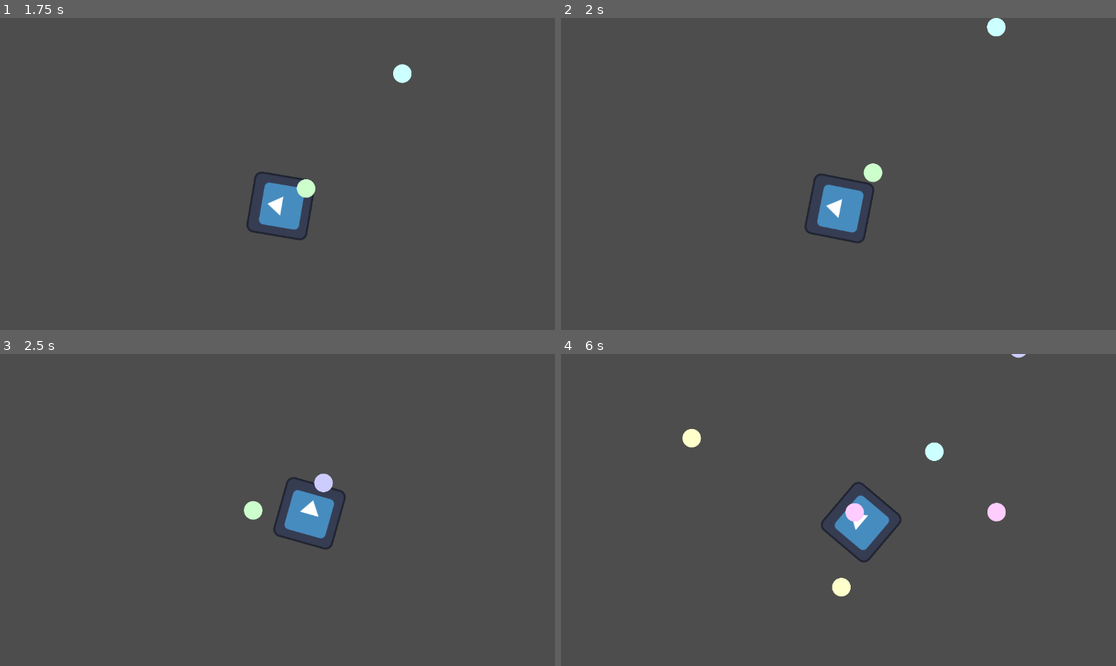
Above: before the commit, frames 1-4 (two rows, left to right).
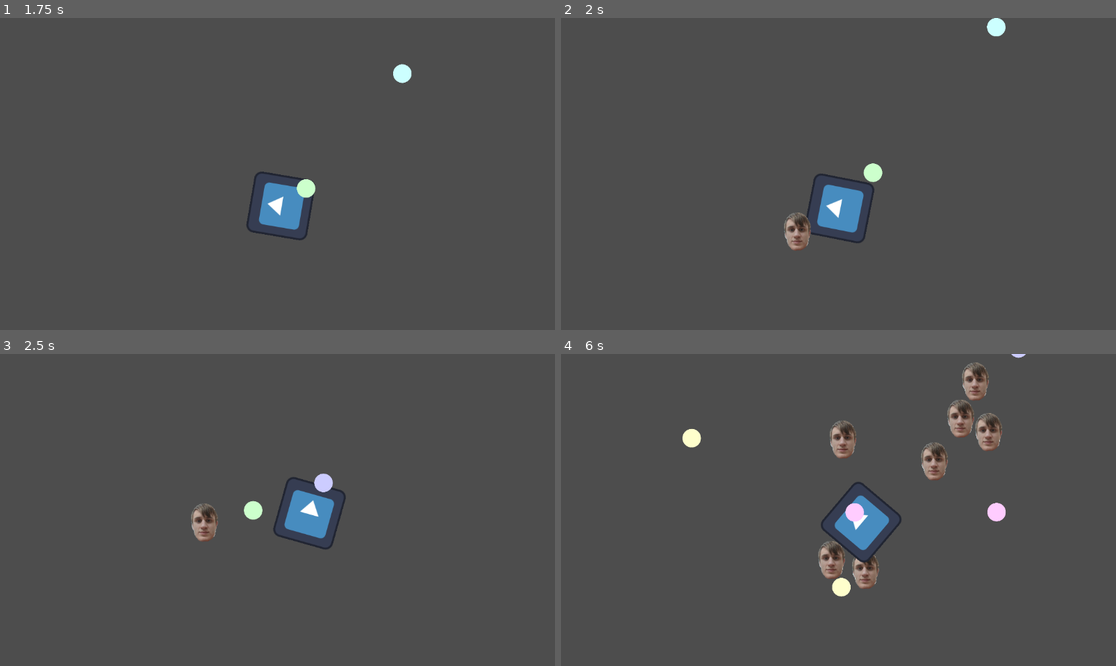
Above: after the commit, the same moments.

Repository: laniro/Birminghack26
Game: Godot game, scene res://Scenes/game.tscn
Two runs of this game, one before a commit and one after it. Both use one fixed random seed, a clock stepped at 60 frames per second and the inputs below. The engine's default icon, where the game draws it, is replaced by a stand-in: a white triangle on a blue panel in a dark square.
Inputs (mouse positions are in pixels of both pictures, inside the frame that each line leads up to):
- Up to frame 1 (1.75 s): move the mouse to (399, 158) at 0.52 s; hold D (moveRight) 0.53-1.28 s; tap E (summon) at 0.6, 1.35 s; move the mouse to (166, 189) at 1.27 s; hold S (moveDown) from 1.28 s (still down)
- Up to frame 2 (2 s): keep holding S (moveDown)
- Up to frame 3 (2.5 s): move the mouse to (333, 441) at 2.02 s; release S (moveDown) at 2.03 s; hold D (moveRight) from 2.03 s (still down); tap E (summon) at 2.1 s
- Up to frame 4 (6 s): move the mouse to (810, 572) at 2.77 s; release D (moveRight) at 2.78 s; hold W (moveUp) 2.78-3.53 s; tap E (summon) every 0.75 s from 2.85 to 5.85 s; move the mouse to (1005, 556) at 3.52 s; hold A (moveLeft) 3.53-5.03 s; move the mouse to (672, 463) at 4.27 s; move the mouse to (866, 510) at 5.02 s; hold S (moveDown) 5.03-5.78 s; move the mouse to (755, 432) at 5.77 s; hold D (moveRight) from 5.78 s (still down)

Frame 1 is identical in both runs. In frame 2, 0.4% of the frame differs, in the area x 40-46%, y 62-75%; in frame 3, 0.4%; in frame 4, 2.8%, in the area x 46-80%, y 2-76%.
Error before the commit: Parse Error: Signal "collision" has the same name as a previously declared signal. (res://Scripts/enemies.gd:10)

Commit message:
Added damage and moved enemy creation to game

Diff:
--- a/birminghack/Scenes/game.tscn
+++ b/birminghack/Scenes/game.tscn
@@ -1,8 +1,7 @@
 [gd_scene format=3 uid="uid://410lc6q65l3q"]
 
 [ext_resource type="PackedScene" uid="uid://c40826trlpkd" path="res://Scenes/player.tscn" id="1_ebmjs"]
-[ext_resource type="Script" path="res://Scripts/game.gd" id="1_wrm1d"]
-[ext_resource type="PackedScene" uid="uid://cksl7q70sx1sn" path="res://Scenes/enemy_manager.tscn" id="3_wrm1d"]
+[ext_resource type="Script" uid="uid://b7nf8aqw1fadi" path="res://Scripts/game.gd" id="1_wrm1d"]
 
 [node name="Game" type="Node2D" unique_id=388217617]
 script = ExtResource("1_wrm1d")
@@ -17,4 +16,9 @@
 
 [node name="PopupMenu2" type="PopupMenu" parent="." unique_id=688377991]
 
-[node name="EnemyManager" parent="." unique_id=1584300409 instance=ExtResource("3_wrm1d")]
+[node name="Timer" type="Timer" parent="." unique_id=536050365]
+autostart = true
+
+[node name="Enemies" type="Node" parent="." unique_id=183761389]
+
+[connection signal="timeout" from="Timer" to="." method="_on_timer_timeout"]
--- a/birminghack/Scripts/enemies.gd
+++ b/birminghack/Scripts/enemies.gd
@@ -1,13 +1,11 @@
 extends Area2D
-
 
 var player
 var enemyspeed
 var parent
 
-signal collision
 
-signal collision
+signal collision(dmg, isTrue)
 
 # Called when the node enters the scene tree for the first time.
 func _ready() -> void:
@@ -19,14 +17,10 @@
 	var vector_to_player = player.position - position
 
 	if vector_to_player.length() < 50:
+		collision.emit(1, false)
 		queue_free()
 
 	vector_to_player = vector_to_player.normalized()
 
 	var velocity = vector_to_player * delta * enemyspeed
 	position += velocity
-
-
-func _on_body_entered(body: Node2D) -> void:
-	print("Body Entered")
-	collision.emit()
--- a/birminghack/Scripts/game.gd
+++ b/birminghack/Scripts/game.gd
@@ -1,4 +1,10 @@
 extends Node2D
+
+@export var enemy_distance = 100
+@export var enemy_speed = 100
+var enemy_scene: PackedScene = load("res://Scenes/enemies.tscn")
+var wave_count = 1
+var player
 
 enum PopupID{
 	AMaxHealth,
@@ -19,6 +25,7 @@
 	_pmM.add_item("+10% Max Heath",PopupID.MDefense)
 	_pmA.add_item("+5 Speed",PopupID.ASpeed)
 	_pmM.add_item("+1% Speed",PopupID.MSpeed)
+	player = get_node("/root/Game/Player")
 
 func openPopupBasic():
 	_pmA.popup()
@@ -29,10 +36,35 @@
 	if i == PopupID.AMaxHealth:
 		$Player.upgrade("Heal",true,1)
 	elif i== PopupID.ADefense:
-		%Player.upgrade("Def",true,5)
+		$Player.upgrade("Def",true,5)
 	elif i== PopupID.MDefense:
-		%Player.upgrade("Def",false,0.1)
+		$Player.upgrade("Def",false,0.1)
 	elif i== PopupID.ASpeed:
-		%Player.upgrade("Speed",true,5)
+		$Player.upgrade("Speed",true,5)
 	elif i== PopupID.MSpeed:
-		%Player.upgrade("Speed",false,0.01)
+		$Player.upgrade("Speed",false,0.01)
+
+func _on_timer_timeout() -> void:
+	for n in range(log(wave_count)/log(2)):
+		var enemy = enemy_scene.instantiate()
+		var rng := RandomNumberGenerator.new()
+		var rand_degs: int = rng.randi_range(0,360)
+
+		var screen = Vector2(
+			get_viewport().get_visible_rect().size[0],
+			get_viewport().get_visible_rect().size[1]
+		)
+
+		var x: float = player.position.x + enemy_distance*cos(rand_degs*0.0174532)
+		var y: float = player.position.y + enemy_distance*sin(rand_degs*0.0174532)
+
+		enemy.position = Vector2(x,y)
+		enemy.enemyspeed = enemy_speed
+		enemy.player = player
+		$Enemies.add_child(enemy)
+		enemy.connect("collision", on_enemy_collision)
+	wave_count += 1
+
+func on_enemy_collision(dmg, isTrue):
+	print("Enemy collided")
+	$Player.Hit(dmg, isTrue)
--- a/birminghack/Scripts/player.gd
+++ b/birminghack/Scripts/player.gd
@@ -100,7 +100,3 @@
 	var orb = orb_scene.instantiate()
 	get_tree().current_scene.add_child(orb)
 	orb.initiate(self)
-
-
-func _on_hit() -> void:
-	Hit(1, false)
